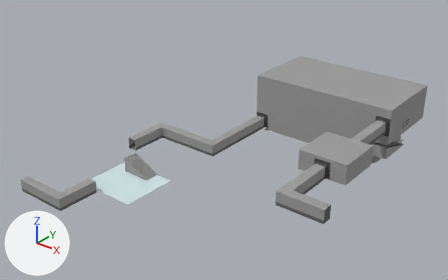
The Blender file Working/Scenes/level3.blend, before and after one commit.
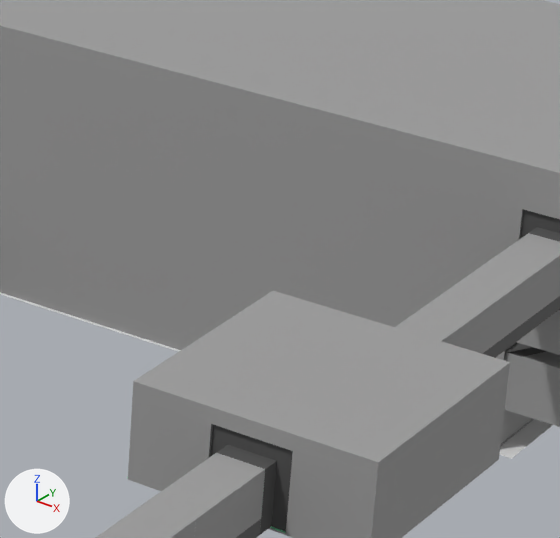
Each version is shown whole from a camera (50 mm lens) standing at (136.9, -110.3, 99.5) and looking at (24.1, 30.7, 12.0), then close up on the part from 61% to 86% of the width and 27% to 64% of the height. The lights are fixed; the arrows at lower left show +X, +Y and +Z.

The older version as bpy lines, for what is in view:
```python
ob_cube_005 = bpy.data.objects.new('Cube.005', me_cube_029)
ob_cube_005.location = (64.45, 30.52, 19.05)
ob_cube_005.rotation_euler = (-3.142, -3.142, -1.571)  # degrees (-180, -180, -90)
ob_glyph2g = bpy.data.objects.new('Glyph2G', me_plane_018)
ob_glyph2g.location = (39.9, 80.8, 15.7)
ob_glyph2g.rotation_euler = (0.0, 0.0, -1.571)  # degrees (0, 0, -90)
ob_glyph2g.scale = (0.35, 0.5, 0.35)
ob_glyph4u = bpy.data.objects.new('Glyph4U', me_plane_020)
ob_glyph4u.location = (45.0, 65.05, 15.65)
ob_glyph4u.rotation_euler = (0.0, 0.0, 4.712)  # degrees (0, 0, 270)
ob_glyph4u.scale = (0.35, 0.5, 0.35)
ob_plane_004 = bpy.data.objects.new('Plane.004', me_plane_025)
ob_plane_004.location = (66.82, 72.94, 15.2)
ob_plane_004.rotation_euler = (1.571, 0.0, 0.0)  # degrees (90, 0, 0)
ob_plane_004.scale = (2.0, 2.0, 2.0)
ob_stairs33 = bpy.data.objects.new('Stairs33', me_cube_002)
ob_stairs33.location = (65.0, 61.2, 8.0)
# also in view: 'Reflection' at (41.5, 71.5, 4.0); 'LevelEntryBend.002' at (70.0, 12.5, 18.0); 'LevelGeometry' at (41.5, 65.0, 13.9); 'Plane.003' at (64.5, 47.5, 18.0)
```
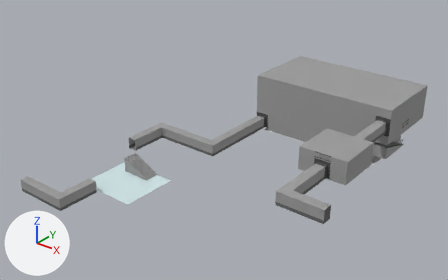
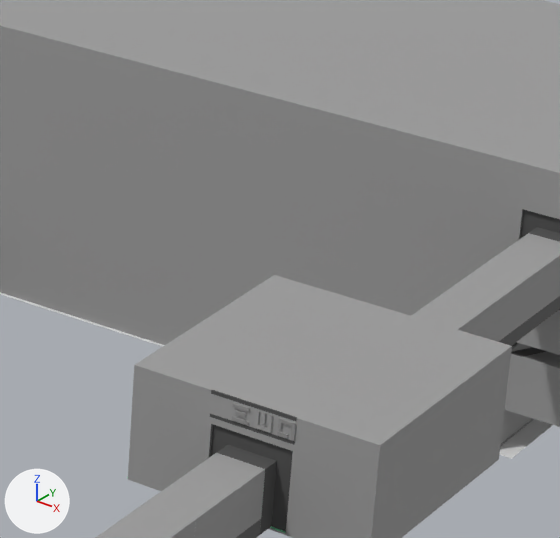
Commit message: Added glyphs to 33

Location of each change, (x1, y1, x2, y2) in pixels of the close-ups (560 x 538 px; the box of a moved part takes in the faces that stretch with it):
'Cube.005', reshaped: before (128, 291, 510, 538); after (128, 275, 512, 538)
'Plane.005', added: after (210, 390, 297, 445)
'Glyph4U.002', added: after (254, 410, 273, 433)
    faces in mat_stone_003 (grey #a0a0a0): (254, 411, 272, 433)
'Glyph2G.002', added: after (277, 418, 296, 440)
'Glyph1E.002', added: after (232, 403, 250, 425)
part 1 of me_cube_029, moved or reshaped: before (133, 291, 510, 465); after (133, 275, 512, 465)

The change in detail:
me_cube_029 has 88 vertices, 72 faces and spans x -8.5..8.5, y -7.5..7.5, z -3.2..3.0.
me_cube_029 is used by ob_cube_005; location (64.45, 30.52, 19.05); rotation (-3.142, -3.142, -1.571), in degrees (-180, -180, -90).
me_cube_029 part 1: all 12 vertices in x -7.5..7.5, y -7.5..7.5, z 2.9..3.0 are moved by (0.0, 0.0, 1.0).
Object 'Plane.005' (ob_plane_005) is new; it shows a copy of the mesh of ob_plane_004.
Its location is (64.57, 23.19, 22.2).
Its rotation in degrees is (90, 0, -90).
Its scale is (2.0, 2.0, 2.0).
Object 'Glyph4U.002' (ob_glyph4u_002) is new; it shows a copy of the mesh of ob_glyph4u.
Its location is (65.17, 22.99, 22.2).
Its rotation in degrees is (0, 0, 180).
Its scale is (0.7, 1.0, 0.7).
Object 'Glyph2G.002' (ob_glyph2g_002) is new; it shows a copy of the mesh of ob_glyph2g.
Its location is (66.57, 22.99, 22.2).
Its rotation in degrees is (0, 0, 180).
Its scale is (0.7, 1.0, 0.7).
Object 'Glyph1E.002' (ob_glyph1e_002) is new; it shows a copy of the mesh of ob_glyph1e.
Its location is (63.77, 22.99, 22.2).
Its rotation in degrees is (0, 0, 180).
Its scale is (0.7, 1.0, 0.7).
